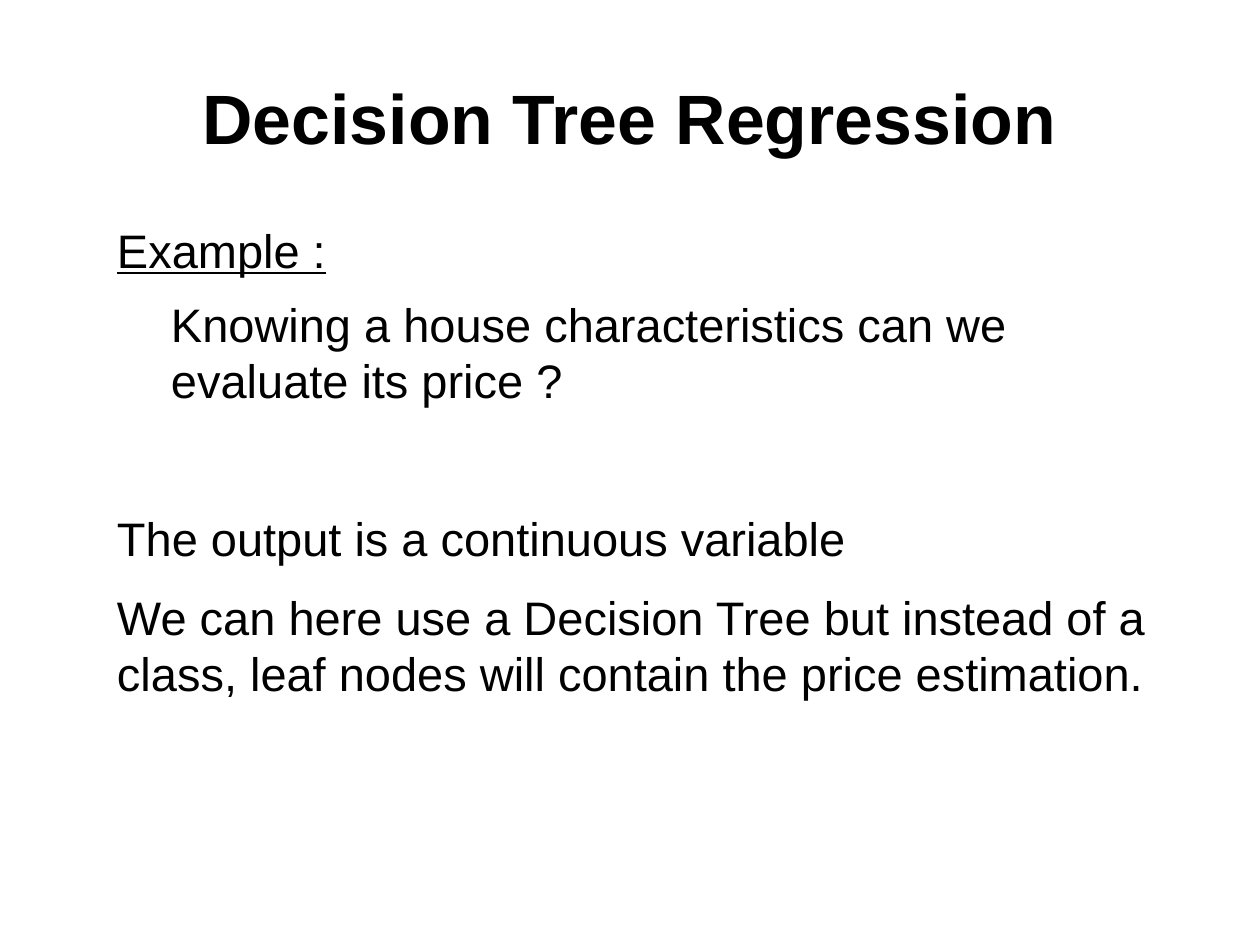
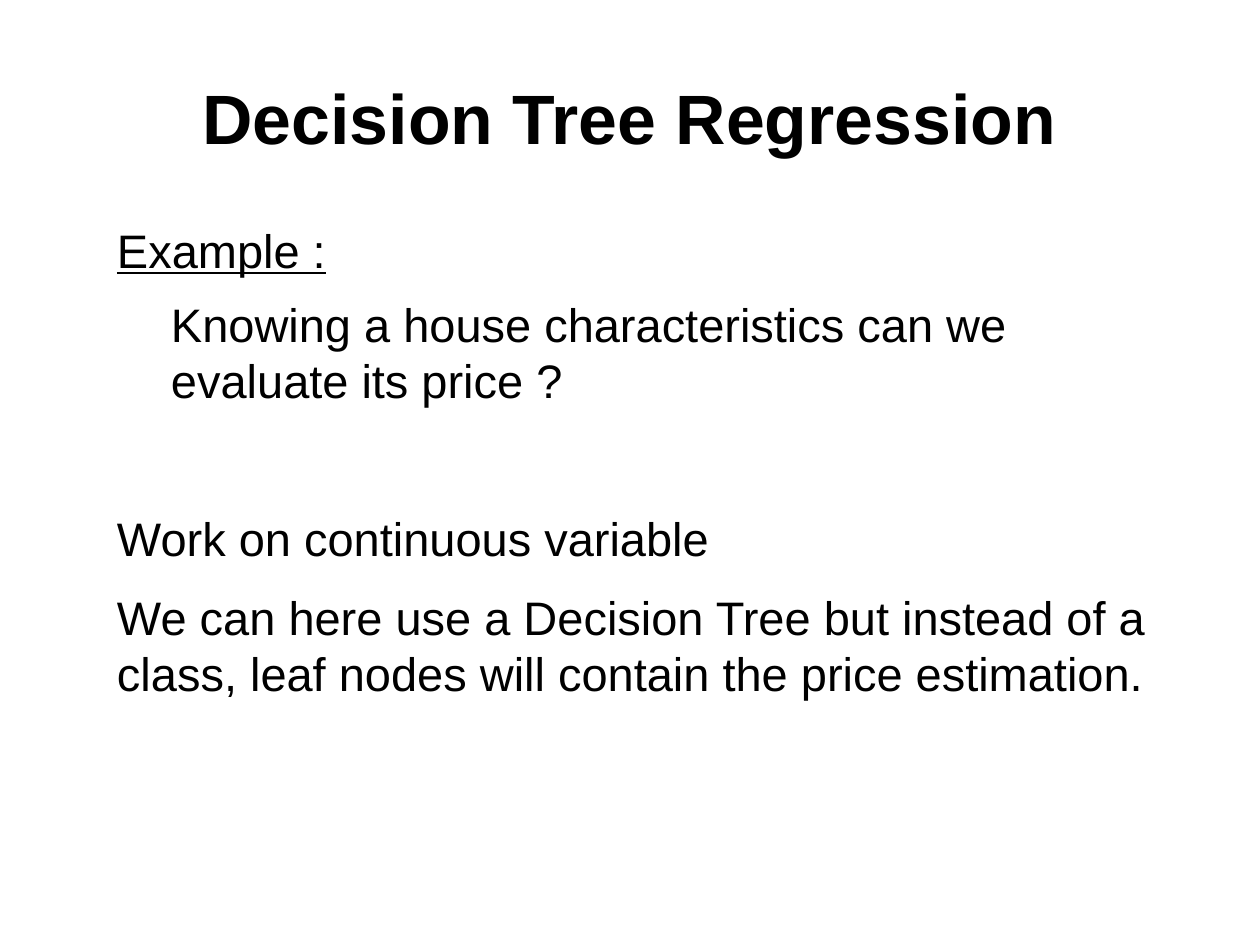
Before and after one commit to tayoakins/bigdata_aims_senegal_II, a slide deck: slide 4 of Slides/ML05_DT_plus.odp. Drawn at 1260x945 pixels with LibreOffice and Linux fonts; fonts in the diff are those of the drawing. Boxes give left, top, right and bottom in pixels: in the first picture for what was removed or moved away, otherwise in the second. Text is boxed around its words. In the diff, an @@ line names an element or a change of style, - is before the commit and + after.

```diff
--- a/Slides/ML05_DT_plus.odp
+++ b/Slides/ML05_DT_plus.odp
@@ text at <box>117,522,708,557</box>: text changed @@
-The output is a continuous variable
+Work on continuous variable
```
Also in this commit, not shown: 1 other slide changed, 3 other files.
